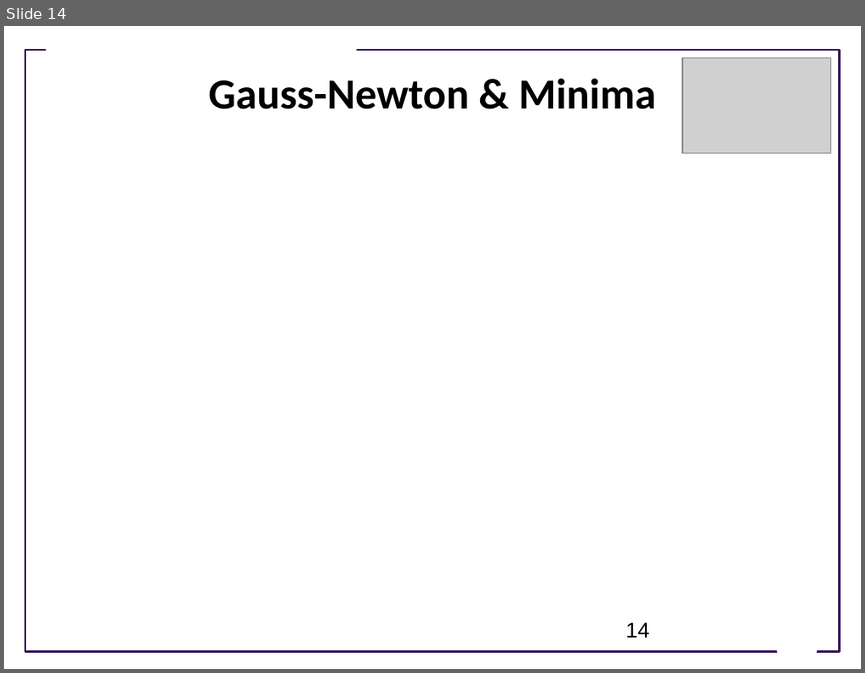
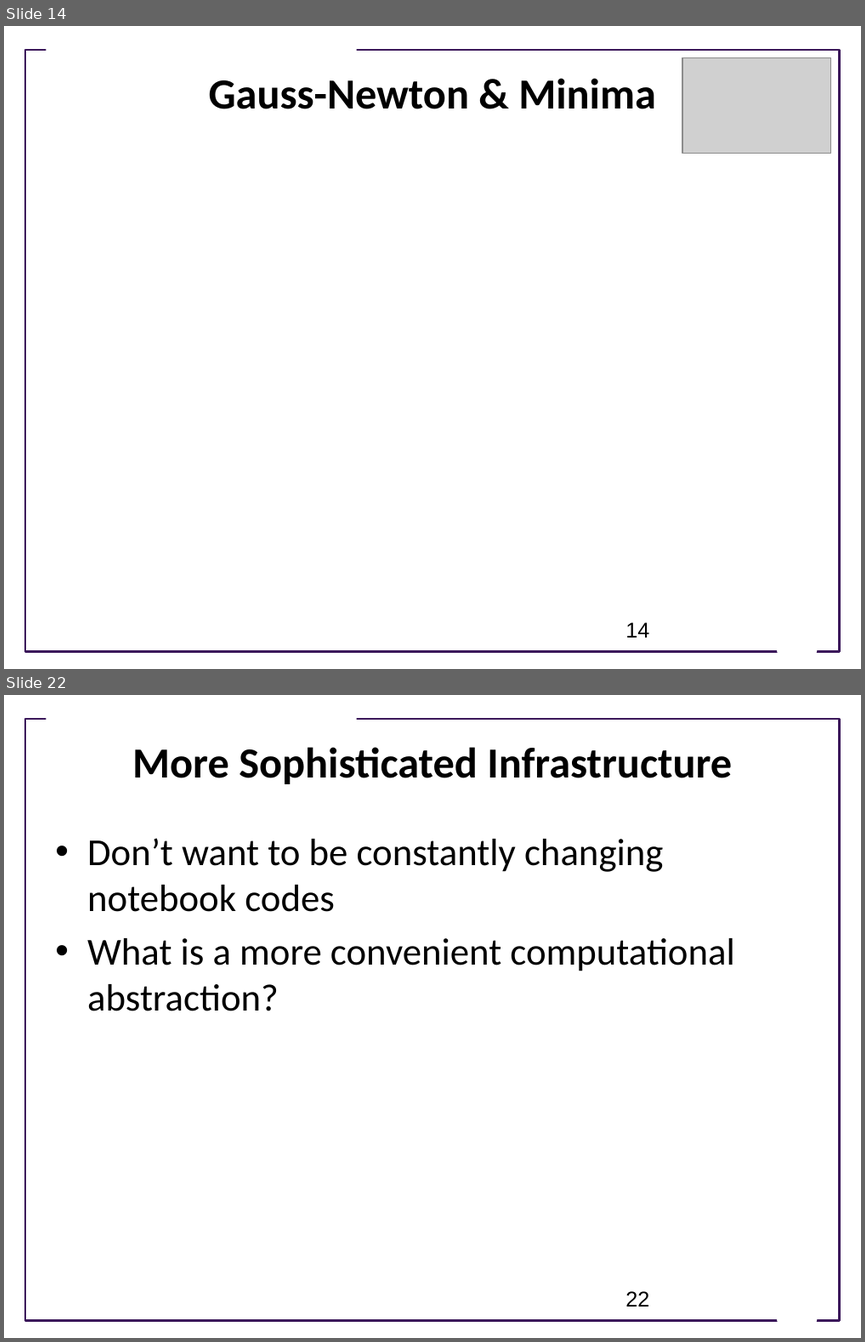
Before and after one commit to ModelEngineering/advancing-biomedical-models, a slide deck: lectures/lecture_8/Lecture_8_Model_Fitting_Optimization_Techniques.pptx. Shown one above the other, each under a label of ours: slide 14 before the commit, slides 14 and 22 after it; the slides between them are not shown. The pictures are 865x673 and 865x1342 pixels, drawn with LibreOffice and Linux fonts; fonts in the diff are those of the drawing; grey boxes stand for pictures; background and template pictures are left out. Boxes give left, top, right and bottom in pixels: in the first picture for what was removed or moved away, otherwise in the second. Text is boxed around its words. In the diff, an @@ line names an element or a change of style, - is before the commit and + after.

```diff
--- a/lectures/lecture_8/Lecture_8_Model_Fitting_Optimization_Techniques.pptx
+++ b/lectures/lecture_8/Lecture_8_Model_Fitting_Optimization_Techniques.pptx
@@ slide 22 added at box(4, 695, 861, 1338), background #FFFFFF; not listed: 3 template elements that a slide beside it also shows @@
@@ title added at box(132, 747, 732, 784), 36 pt, text #000000, bold @@
+More Sophisticated Infrastructure
@@ text added at box(87, 838, 734, 1011), 32 pt, text #000000 @@
+• Don’t want to be constantly changing notebook codes
+• What is a more convenient computational abstraction?
@@ page number added at box(625, 1291, 649, 1306), 18 pt, text #000000 @@
+22
```
Also in this commit, not shown: 8 other slides added, 2 slides removed.
